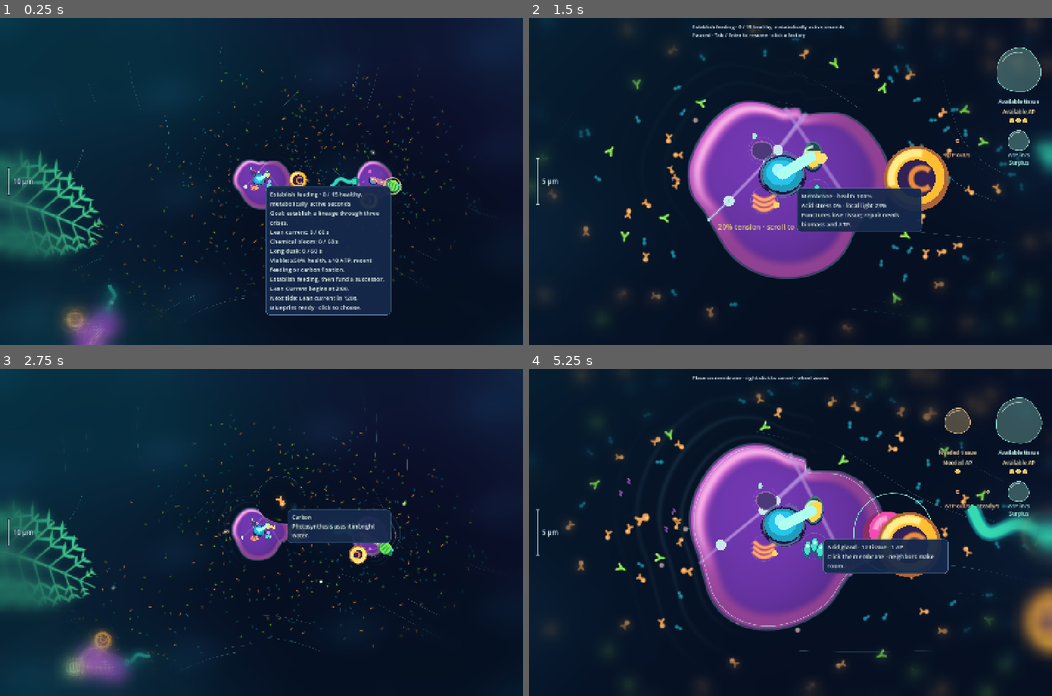
Above: before the commit, frames 1-4 (two rows, left to right).
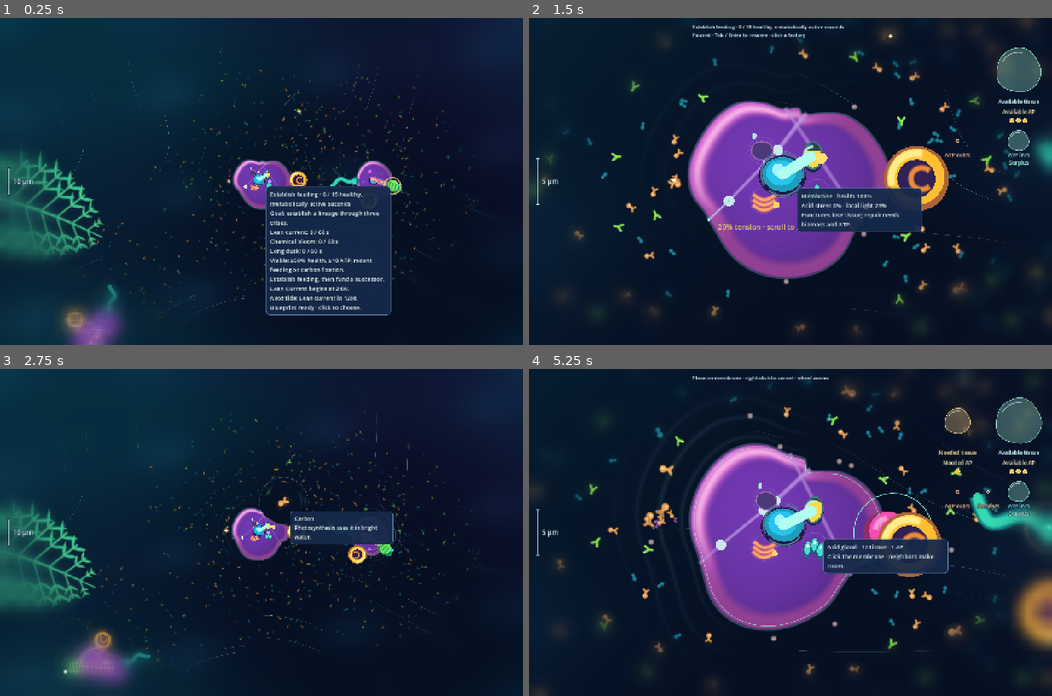
Above: after the commit, the same moments.

Repository: samzapo/primordia
Game: Godot game, scene res://scenes/pond.tscn
Same seed, same stepped clock (60 frames per second), same inputs: the game is played once before the commit and once after it.
Inputs (mouse positions are in pixels of both pictures, inside the frame that each line leads up to):
- Up to frame 1 (0.25 s): no input
- Up to frame 2 (1.5 s): tap Enter at 0.5 s; move the mouse to (905, 165) at 0.52 s; hold Right 0.53-1.25 s; tap Tab at 0.6 s; click (905, 165) at 0.67 s; tap Space at 0.77 s; tap A at 1.25 s; drag from (685, 197) to (764, 246) at 1.27 s
- Up to frame 3 (2.75 s): tap A at 2 s; move the mouse to (313, 460) at 2.02 s; hold Right from 2.03 s (still down); tap Keypad Enter at 2.1 s
- Up to frame 4 (5.25 s): release Right at 2.75 s; drag from (764, 597) to (633, 483) at 2.77 s; move the mouse to (947, 581) at 3.52 s; hold Left 3.53-4.25 s; tap C at 3.6 s; tap Space at 3.77 s; tap A at 4.25, 5 s; drag from (633, 483) to (712, 450) at 4.27 s; move the mouse to (816, 532) at 5.02 s; hold Down from 5.03 s (still down); tap 0 at 5.1 s; click (816, 532) at 5.17 s

The runs differ from the first frame. In frame 1, 1.0% of the frame differs, in the area x 11-91%, y 15-91%; in frame 2, 3.5%; in frame 3, 2.6%; in frame 4, 7.2%, in the area x 0-100%, y 0-100%.

Commit message:
Allow chemical particle overlap while retaining reactions
Remove separation impulses by default and add a persisted settings comparison. Preserve orientation-gated chemistry, currents, random-walk diffusion and membrane exclusion across native and script backends. Record wide-view rendering and dense benchmarks; native 7023 and script 3289 assertions pass.

Diff:
--- a/scripts/pond.gd
+++ b/scripts/pond.gd
@@ -57,6 +57,7 @@
 var fullscreen_check := CheckButton.new()
 var bloom_check := CheckButton.new()
 var ripple_check := CheckButton.new()
+var collisions_check := CheckButton.new()
 var batches: Array[MultiMeshInstance2D] = []
 var buffers: Array[PackedFloat32Array] = []
 var views: Dictionary = {}
@@ -561,6 +562,11 @@
 	ripple_check.text = "Water shimmer (background only)"
 	ripple_check.set_pressed_no_signal(preferences.water_ripples)
 	ripple_check.toggled.connect(set_water_ripples)
+	options.add_child(collisions_check)
+	collisions_check.text = "Particle collisions"
+	collisions_check.tooltip_text = "Particles push each other apart. Chemical reactions still happen when this is off."
+	collisions_check.set_pressed_no_signal(preferences.particle_collisions)
+	collisions_check.toggled.connect(set_particle_collisions)
 	var music_label := _label(options,"Music volume · %d%%" % roundi(preferences.music_volume*100))
 	music_slider.max_value = 100
 	music_slider.step = 1
@@ -625,6 +631,12 @@
 	settings_panel.position = Vector2(size.x-width-16,16)
 	settings_panel.size = Vector2(width,size.y-32)
 	preview.queue_redraw()
+
+func set_particle_collisions(on: bool) -> void:
+	preferences.particle_collisions = on
+	world.particle_collisions = on
+	collisions_check.set_pressed_no_signal(on)
+	preferences.save_settings()
 
 func set_water_ripples(on: bool) -> void:
 	preferences.water_ripples = on
@@ -957,6 +969,7 @@
 	get_tree().quit(result)
 
 func _configure_backend() -> void:
+	world.particle_collisions = preferences.particle_collisions
 	if use_particle_pool and "--gpu-transport" not in OS.get_cmdline_user_args(): world.enable_particle_pool()
 	if "--gpu-transport" not in OS.get_cmdline_user_args(): return
 	var gpu = load("res://scripts/gpu_transport.gd").new()
--- a/scripts/preferences.gd
+++ b/scripts/preferences.gd
@@ -4,6 +4,7 @@
 var fullscreen := false
 var bloom := true
 var water_ripples := true
+var particle_collisions := false
 var music_volume := 0.65
 var persist := true
 var path := "user://preferences.cfg"
@@ -16,6 +17,7 @@
 	fullscreen = bool(config.get_value("display","fullscreen",false))
 	bloom = bool(config.get_value("display","bloom",true))
 	water_ripples = bool(config.get_value("display","water_ripples",true))
+	particle_collisions = bool(config.get_value("simulation","particle_collisions",false))
 	music_volume = clampf(float(config.get_value("audio","music_volume",0.65)),0,1)
 
 func save_settings() -> void:
@@ -25,5 +27,6 @@
 	config.set_value("display","fullscreen",fullscreen)
 	config.set_value("display","bloom",bloom)
 	config.set_value("display","water_ripples",water_ripples)
+	config.set_value("simulation","particle_collisions",particle_collisions)
 	config.set_value("audio","music_volume",music_volume)
 	config.save(path)
--- a/scripts/simulation.gd
+++ b/scripts/simulation.gd
@@ -27,6 +27,8 @@
 var native_background_chemistry := kernels != null
 var native_chemical_timestamps := true
 var native_chemistry_writes := true
+# Chemical overlap is allowed; this comparison switch restores soft repulsion.
+var particle_collisions := false
 var native_transport_bookkeeping := kernels != null
 var native_particle_compaction := kernels != null
 var native_fluid := kernels != null
@@ -646,7 +648,7 @@
 
 func _chemistry(dt: float, patch: Array[int] = [], background: bool = false) -> void:
 	if native_particles and (not background or native_background_chemistry):
-		var result: Dictionary = kernels.chemistry(particles,patch …(222 unchanged characters)…  -1.0,background,native_chemistry_writes)
+		var result: Dictionary = kernels.chemistry(particles,patch …(222 unchanged characters)…  -1.0,background,native_chemistry_writes,particle_collisions)
 		acidity.values = result.acid
 		respiration_loss += result.loss
 		recycled += result.recycled
@@ -700,11 +702,11 @@
 				p.reacted = revision
 				other.reacted = revision
 				break
-			# Unsuccessful contacts separate softly and tumble, giving binding sites
-			# another encounter rather than allowing particles to remain overlaid.
-			var push := normal*(contact-delta.length())*0.25
-			p.v -= push*8
-			other.v += push*8
+			# Optional comparison: point-centered chemical particles can overlap.
+			if particle_collisions:
+				var push := normal*(contact-delta.length())*0.25
+				p.v -= push*8
+				other.v += push*8
 
 static func particle_radius(kind: int) -> float:
 	return [4.0,2.5,3.0,2.5,5.0,3.0,4.0,4.0,3.0,3.0,3.5][kind]
--- a/tests/frame_profile.gd
+++ b/tests/frame_profile.gd
@@ -9,6 +9,11 @@
 	var fluid_name := option("--fluid","current")
 	var packet_text := option("--chemicals","0")
 	var distribution := option("--distribution","uniform")
+	var collisions := option("--particle-collisions","off")
+	if collisions not in ["on","off"]:
+		push_error("Particle collisions must be on or off")
+		quit(1)
+		return
 	var frame_step := option("--frame-step","live")
 	var feedback := option("--fluid-feedback","on")
 	var dx_text := option("--fluid-dx","16")
@@ -47,6 +52,7 @@
 	scene.music.enabled = option("--music","on") == "on"
 	scene.manual_zoom = 0.8
 	scene.show_reaction_sparks = option("--sparks","on") == "on"
+	scene.set_particle_collisions(collisions == "on")
 	var sim = scene.world
 	var initial_player_biomass: float = sim.player.biomass
 	# Exercise real paid opening anatomy, not a free propulsion endowment.
@@ -143,7 +149,7 @@
 		for key in phases: phases[key] /= tick_rows.size()
 		tick_rows.sort()
 		var tick_result := {"mode":"ticks","fluid":fluid_name,"locomotion":locomotion,"fixture":option("--fixture","dense"),"hotpaths":option("--hotpaths","all"),
-			"ticks":tick_rows.size(),"mean_ms":total/tick_rows.size(),"p95_ms":tick_rows[mini(tick_rows.size()-1,int(tick_rows.size()*0.95))],
+			"particle_collisions":sim.particle_collisions,"ticks":tick_rows.size(),"mean_ms":total/tick_rows.size(),"p95_ms":tick_rows[mini(tick_rows.size()-1,int(tick_rows.size()*0.95))],
 			"phases_ms":phases,"particles":sim.particle_count(),"simulation_seconds":sim.time-sim_started,
 			"rng":str(sim.rng.state),"background_rng":str(sim.background_rng.state),"ecology_rng":str(sim.ecology_rng.state)}
 		if not save_result(tick_result,option("--output","")):
@@ -164,7 +170,7 @@
 	var result := {"rows":rows,"fluid":fluid_name,"fluid_settings":sim.experimental_fluid.metrics if sim.experimental_fluid != null else {},
 		"fluid_feedback":feedback,
 		"fluid_quality":preload("res://tests/fluid_compare_gpu.gd").summary(sim.experimental_fluid) if sim.experimental_fluid != null else {},
-		"requested_chemicals":int(packet_text),"distribution":distribution,"frame_step":frame_step,
+		"requested_chemicals":int(packet_text),"distribution":distribution,"frame_step":frame_step,"particle_collisions":sim.particle_collisions,
 		"chemistry_events":sim.chemistry_events.duplicate(),"material_remaining":Fixture.packet_material(sim),
 		"packed_particles":sim.native_particle_pipeline,"particle_pool":sim.particle_pool,"pool_metrics":sim.kernels.pool_metrics() if sim.kernels != null else {},"particle_render_cache":sim.native_particle_render_cache,
 		"simulation_seconds":sim.time-sim_started,"rng":str(sim.rng.state),"background_rng":str(sim.background_rng.state),"ecology_rng":str(sim.ecology_rng.state),
--- a/tests/interface.gd
+++ b/tests/interface.gd
@@ -110,6 +110,12 @@
 	scene.ripple_check.toggled.emit(false)
 	expect(not scene.preferences.water_ripples and scene.light_layer.material.get_shader_parameter("water_ripples") == false,"Water shimmer can be disabled without changing anatomy or the screen-copy pass")
 	scene.ripple_check.toggled.emit(true)
+	expect(not scene.world.particle_collisions and not scene.collisions_check.button_pressed,"Collision-free chemical particles are the default")
+	var collision_time: float = scene.world.time
+	var collision_rng: int = scene.world.rng.state
+	scene.collisions_check.toggled.emit(true)
+	expect(scene.world.particle_collisions and scene.preferences.particle_collisions and scene.world.time == collision_time and scene.world.rng.state == collision_rng,"Settings restores particle repulsion without restarting or advancing ecology")
+	scene.collisions_check.toggled.emit(false)
 	key(KEY_ESCAPE)
 	key(KEY_SPACE)
 	expect(not scene.camera_locked and not scene.is_paused(),"Space unlocks view without pausing")
@@ -727,6 +733,8 @@
 	scene.inspector.update_lens(0.1,cursor,1,true)
 	expect(not scene.inspector.hovered.is_empty() and scene.inspector.hovered.packet._handle==handle and scene.inspector.hovered.index==0,"The real lens keeps its handle through native slot compaction")
 	expect(scene.inspector.pick(scene.camera_screen,1).is_empty(),"Native picking still suppresses cell-adjacent particles")
+	scene.set_particle_collisions(true)
+	expect(sim.particle_collisions and sim.particle_pool,"Collision setting switches the live native pool without a fallback")
 	sim._chemistry(100000)
 	scene.inspector.update_lens(0.1,cursor,1,true)
 	expect(scene.inspector.hovered.is_empty(),"A consumed/decayed native handle cannot leave a ghost lens")
@@ -735,3 +743,5 @@
 	scene.use_particle_pool = true
 	scene._restart()
 	expect(scene.world.particle_pool and scene.world.particles.is_empty(),"Ordinary restart enables authoritative ownership by default")
+	expect(scene.world.particle_collisions,"Native and dictionary restarts retain the collision preference")
+	scene.set_particle_collisions(false)
--- /dev/null
+++ b/tests/particle_collisions.gd
@@ -0,0 +1,81 @@
+extends RefCounted
+const Sim = preload("res://scripts/simulation.gd")
+
+static func fixture(backend: String, collisions: bool, hidden: bool, second_kind: int, aligned: bool):
+	var sim = Sim.new(928)
+	sim.cells = [sim.player]
+	sim.particles.clear()
+	sim.grid.clear()
+	sim.native_particles = backend != "script" and sim.kernels != null
+	sim.particle_collisions = collisions
+	sim.camera_follows_player = false
+	sim.camera_position = Vector2(2048,1600) if hidden else Vector2(0,800)
+	sim.view_half = Vector2(100,100)
+	sim.acidity.values.fill(0.4)
+	sim.time = 0.00000001
+	sim.revision = 1
+	sim.rng.seed = 118
+	sim.spawn_particle(Sim.NUTRIENT,Vector2(4094,800),Vector2.ZERO,0.3,91)
+	sim.spawn_particle(second_kind,Vector2(2,800),Vector2.ZERO,0.3,92)
+	sim.particles[0].direction = Vector2.RIGHT if aligned else Vector2.LEFT
+	sim.particles[1].direction = Vector2.LEFT
+	sim.particles[0].chemical_at = 0.0
+	sim.particles[1].chemical_at = 0.0
+	sim.grid.rebuild(sim.particles)
+	if backend == "pool": sim.enable_particle_pool()
+	return sim
+
+static func run(check: Callable) -> void:
+	check.call(not Sim.new(928).particle_collisions,"Particles overlap by default without changing oriented reaction rules")
+	for backend in ["script","native","pool"]:
+		if backend != "script" and Sim.new(928).kernels == null: continue
+		for hidden in [false,true]:
+			for collisions in [false,true]:
+				for scenario in ["incompatible","misaligned","reaction"]:
+					var kind: int = Sim.OXYGEN if scenario == "incompatible" else Sim.NUTRIENT
+					var sim = fixture(backend,collisions,hidden,kind,scenario != "misaligned")
+					var patch: Array[int] = []
+					if hidden: patch.assign([0,1])
+					var before: Array = sim.particle_snapshots()
+					sim._chemistry(0.00000001,patch,hidden)
+					var after: Array = sim.particle_snapshots()
+					var tag := "%s / collisions %s / hidden %s / %s" % [backend,collisions,hidden,scenario]
+					check.call(after[0].p == before[0].p and after[1].p == before[1].p,"Pair chemistry never projects positions: "+tag)
+					if scenario == "reaction":
+						check.call(after[0].alive and not after[1].alive and is_equal_approx(after[0].amount,0.6) and sim.chemistry_events.combine == 1 and sim.reaction_sparks.size() == (0 if hidden else 1),"Aligned reactions and finite mass still work: "+tag)
+					else:
+						check.call(after[0].alive and after[1].alive and sim.reaction_sparks.is_empty(),"Wrong species/facing cannot bind: "+tag)
+						check.call((after[0].v.x < 0 and after[1].v.x > 0) if collisions else (after[0].v == Vector2.ZERO and after[1].v == Vector2.ZERO),"Only the collision comparison mode adds separation impulses: "+tag)
+					if scenario == "misaligned" and not collisions:
+						sim.particle_collisions = true
+						sim.revision += 1
+						sim.time += 0.00000001
+						sim._chemistry(0.00000001,patch,hidden)
+						var switched: Array = sim.particle_snapshots()
+						check.call(switched[0].v.x < 0 and switched[1].v.x > 0,"Live toggle works without re-importing particles: "+tag)
+
+	# A zero-current cloud spreads through independent thermal displacement.
+	for backend in ["script","native","pool"]:
+		var sim = Sim.new(928)
+		if backend != "script" and sim.kernels == null: continue
+		sim.native_particles = backend != "script"
+		sim.cells = [sim.player]
+		sim.particles.clear()
+		sim.grid.clear()
+		sim.fluid.velocity.fill(Vector2.ZERO)
+		sim.camera_follows_player = false
+		var origin := Vector2(500,800)
+		sim.camera_position = origin
+		sim.view_half = Vector2(100,100)
+		for i in 256: sim.spawn_particle(Sim.ENZYME,origin,Vector2.ZERO,0.1,91)
+		sim.grid.rebuild(sim.particles)
+		if backend == "pool": sim.enable_particle_pool()
+		for i in 32: sim._move_particles(1.0/60)
+		var mean := Vector2.ZERO
+		var mean_square := 0.0
+		for packet in sim.particle_snapshots():
+			var offset: Vector2 = sim.Medium.offset(origin,packet.p)
+			mean += offset/256
+			mean_square += offset.length_squared()/256
+		var expected := 2.0*12.0*32.0/60.0
+		check.call(mean_square > expected*0.7 and mean_square < expected*1.3 and mean.length_squared() < 1.0,"A coincident collision-free cloud spreads by independent random walk at the existing diffusion rate: "+backend)
--- a/tests/particle_pool.gd
+++ b/tests/particle_pool.gd
@@ -66,29 +66,31 @@
 static func chemistry_pairs(check: Callable) -> void:
 	var pooled = Sim.new(27)
 	var mirrored = Sim.new(27)
-	for acid in [0.0,0.4,0.95]:
-		for aligned in [true,false]:
-			for a in Sim.SPECIES_COUNT:
-				for b in Sim.SPECIES_COUNT:
-					if pooled.particle_pool: pooled.disable_particle_pool()
-					pooled.particles.clear()
-					pooled.grid.rebuild(pooled.particles)
-					pooled.spawn_particle(a,Vector2(4094,900),Vector2(2,0),0.3,0)
-					pooled.spawn_particle(b,Vector2(2,900),Vector2(-3,0),0.4,1)
-					pooled.particles[0].direction = Vector2.RIGHT if aligned else Vector2.LEFT
-					pooled.particles[1].direction = Vector2.LEFT
-					mirrored.particles = pooled.particles.duplicate(true)
-					for sim in [pooled,mirrored]:
-						sim.camera_follows_player = false
-						sim.camera_position = Vector2(0,900)
-						sim.acidity.values.fill(acid)
-						sim.rng.seed = 781
-						sim.revision += 1
-						sim.grid.rebuild(sim.particles)
-					pooled.enable_particle_pool()
-					pooled._chemistry(0.0000001)
-					mirrored._chemistry(0.0000001)
-					check.call(Compare.same_packets(pooled.particle_snapshots(),mirrored.particles) and pooled.rng.state==mirrored.rng.state and pooled.chemistry_events==mirrored.chemistry_events and pooled.acidity.values==mirrored.acidity.values,"Resident pool oriented species/order/acid parity %d/%d" % [a,b])
+	for collisions in [false,true]:
+		for acid in [0.0,0.4,0.95]:
+			for aligned in [true,false]:
+				for a in Sim.SPECIES_COUNT:
+					for b in Sim.SPECIES_COUNT:
+						if pooled.particle_pool: pooled.disable_particle_pool()
+						pooled.particles.clear()
+						pooled.grid.rebuild(pooled.particles)
+						pooled.spawn_particle(a,Vector2(4094,900),Vector2(2,0),0.3,0)
+						pooled.spawn_particle(b,Vector2(2,900),Vector2(-3,0),0.4,1)
+						pooled.particles[0].direction = Vector2.RIGHT if aligned else Vector2.LEFT
+						pooled.particles[1].direction = Vector2.LEFT
+						mirrored.particles = pooled.particles.duplicate(true)
+						for sim in [pooled,mirrored]:
+							sim.particle_collisions = collisions
+							sim.camera_follows_player = false
+							sim.camera_position = Vector2(0,900)
+							sim.acidity.values.fill(acid)
+							sim.rng.seed = 781
+							sim.revision += 1
+							sim.grid.rebuild(sim.particles)
+						pooled.enable_particle_pool()
+						pooled._chemistry(0.0000001)
+						mirrored._chemistry(0.0000001)
+						check.call(Compare.same_packets(pooled.particle_snapshots(),mirrored.particles) and pooled.rng.state==mirrored.rng.state and pooled.chemistry_events==mirrored.chemistry_events and pooled.acidity.values==mirrored.acidity.values,"Resident pool oriented species/order/acid parity %d/%d" % [a,b])
 
 static func isolated():
 	var sim = Sim.new(619)
--- a/tests/run.gd
+++ b/tests/run.gd
@@ -22,6 +22,7 @@
 	preload("res://tests/fluid_options.gd").run(expect)
 	preload("res://tests/packed_particles.gd").run(expect)
 	preload("res://tests/particle_pool.gd").run(expect)
+	preload("res://tests/particle_collisions.gd").run(expect)
 	preload("res://tests/habitat.gd").run(expect)
 	preload("res://tests/porous_habitat.gd").run(expect)
 	preload("res://tests/art.gd").run(expect)
@@ -620,12 +621,13 @@
 	preferences.fullscreen = true
 	preferences.bloom = false
 	preferences.water_ripples = false
+	preferences.particle_collisions = true
 	preferences.hud_scale = 1.5
 	preferences.save_settings()
 	var restored = preload("res://scripts/preferences.gd").new()
 	restored.path = preferences.path
 	restored.load_settings()
-	expect(restored.fullscreen and restored.hud_scale == 1.5 and not restored.bloom and not restored.water_ripples,"Water shimmer, fullscreen, bloom and HUD scale survive settings reload")
+	expect(restored.fullscreen and restored.hud_scale == 1.5 and not restored.bloom and not restored.water_ripples and restored.particle_collisions,"Particle collisions, water shimmer, fullscreen, bloom and HUD scale survive settings reload")
 	DirAccess.remove_absolute(ProjectSettings.globalize_path(preferences.path))
 
 func _test_packing_and_size() -> void:
Not shown, added: tests/particle_collisions.gd.uid
Not shown, changed: AGENTS.md
Not shown, changed: docs/DESIGN.md
Not shown, added: docs/REVISION_28.md
Not shown, changed: native/kernels.cpp
Not shown, changed: references.md
